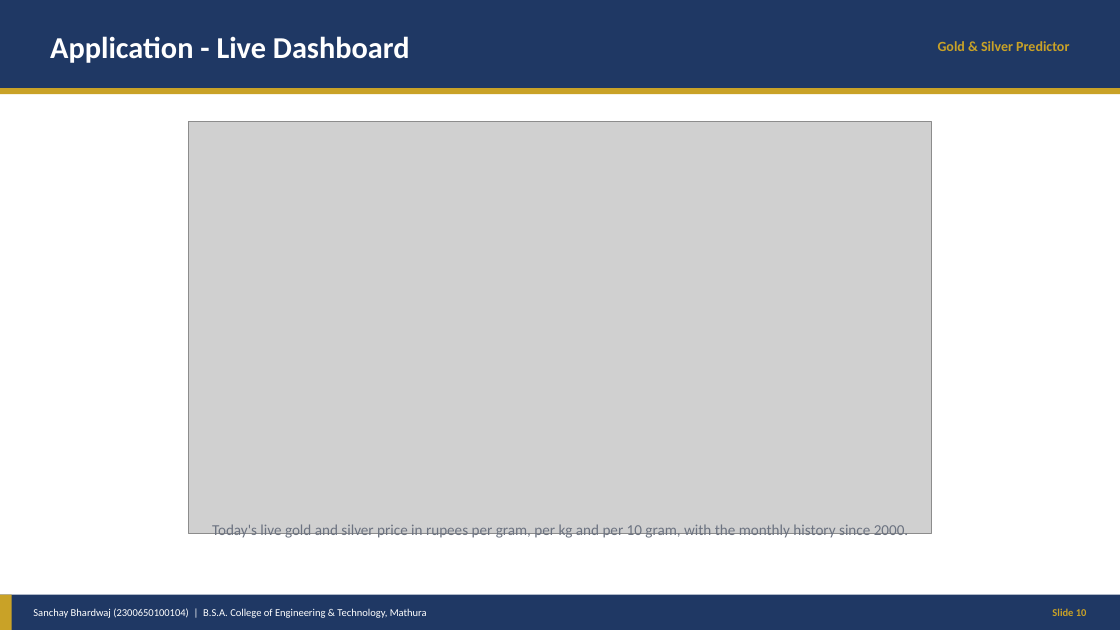
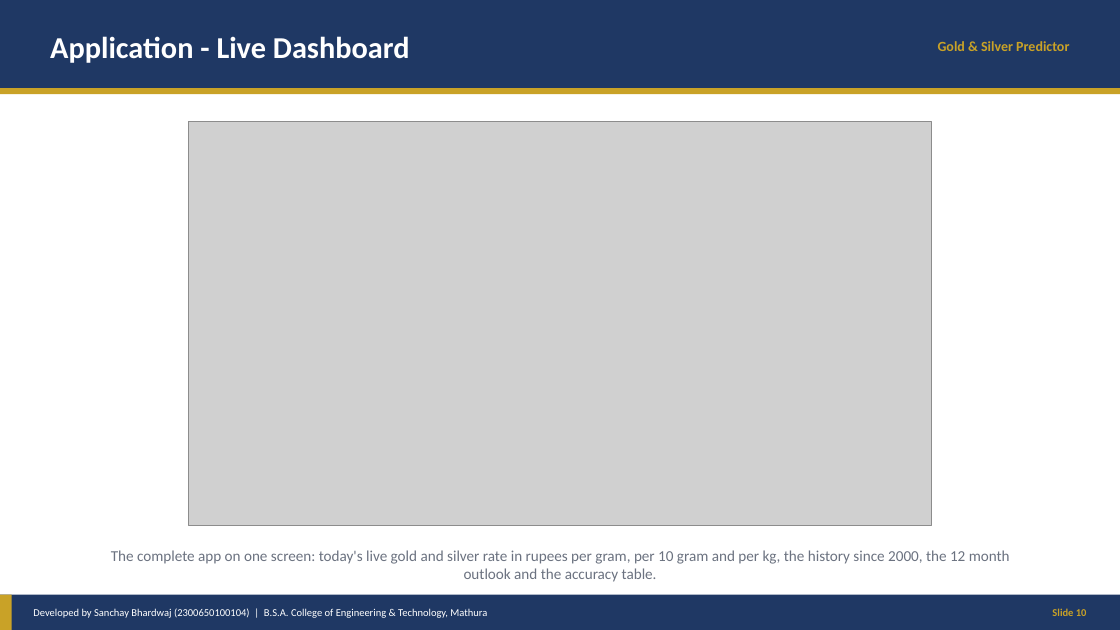
Before and after one commit to sanchaybhardwaj411-alt/gold-price-prediction, a slide deck: slide 10 of docs/Gold-Price-Prediction-Presentation.pptx. Drawn at 1120x630 pixels with LibreOffice and Linux fonts; fonts in the diff are those of the drawing; grey boxes stand for pictures. Boxes give left, top, right and bottom in pixels: in the first picture for what was removed or moved away, otherwise in the second. Text is boxed around its words. In the diff, an @@ line names an element or a change of style, - is before the commit and + after.

Commit message:
Make the dashboard fit one screen and show the live rate moving
The old page needed scrolling and the price looked frozen, which made it hard to
trust that anything was live. Everything now sits above the fold, the header
carries the developer credit, and each metal card keeps a short tick history so
the rate visibly moves on its own.

```diff
--- a/docs/Gold-Price-Prediction-Presentation.pptx
+++ b/docs/Gold-Price-Prediction-Presentation.pptx
@@ picture: place and size @@
-picture at box(189, 122, 932, 534)
+picture at box(188, 122, 932, 525)
@@ text at box(111, 550, 1010, 582): text changed @@
-Today's live gold and silver price in rupees per gram, per kg and per 10 gram, with the monthly history since 2000.
+The complete app on one screen: today's live gold and silver rate in rupees per gram, per 10 gram and per kg, the history since 2000, the 12 month outlook and the accuracy table.
@@ text at box(33, 608, 487, 618): text changed @@
-Sanchay Bhardwaj (2300650100104) | B.S.A. College of Engineering & Technology, Mathura
+Developed by Sanchay Bhardwaj (2300650100104) | B.S.A. College of Engineering & Technology, Mathura
```
Also in this commit, not shown: 12 other slides changed, 9 other files.
